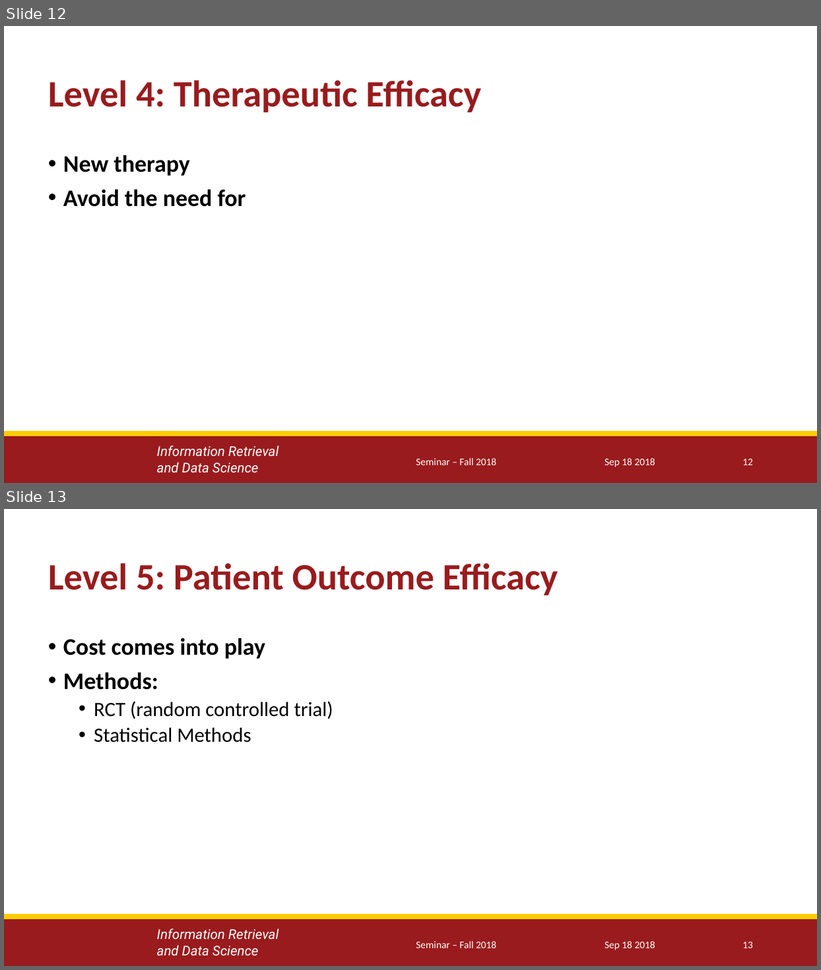
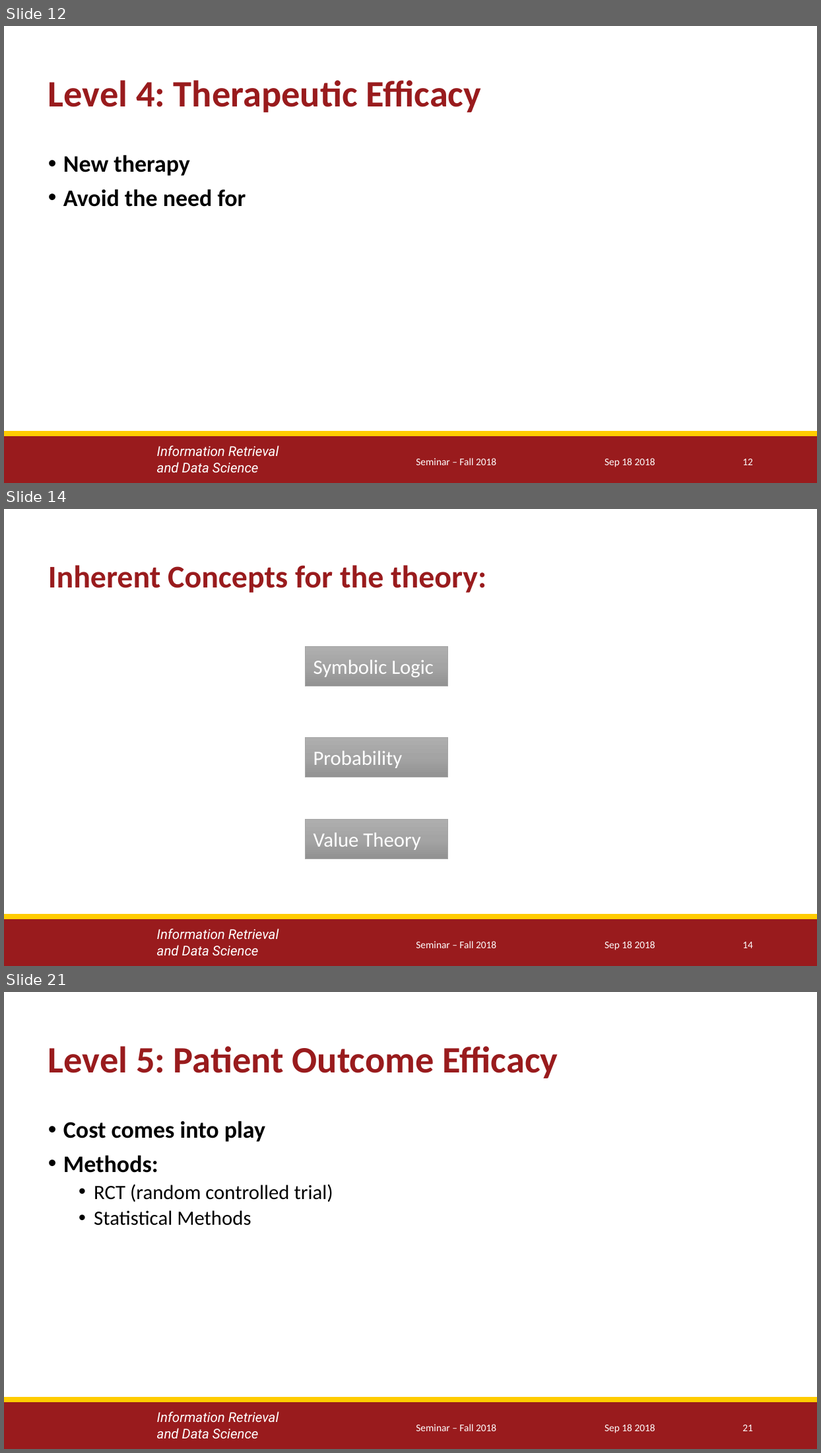
Before and after one commit to yuesOctober/survey, a slide deck: Presentation_1.pptx. Shown one above the other, each under a label of ours: slides 12 and 13 before the commit, slides 12, 14 and 21 after it; the slides between them are not shown. The pictures are 821x970 and 821x1453 pixels, drawn with LibreOffice and Linux fonts; fonts in the diff are those of the drawing; background and template pictures are left out. Boxes give left, top, right and bottom in pixels: in the first picture for what was removed or moved away, otherwise in the second. Text is boxed around its words. In the diff, an @@ line names an element or a change of style, - is before the commit and + after.

```diff
--- a/Presentation_1.pptx
+++ b/Presentation_1.pptx
@@ slide 14 added at [4,509,817,966], background #FFFFFF; not listed: 3 template elements that a slide beside it also shows @@
@@ title added at [48,565,486,593], 28 pt, text #991B1D, bold @@
+Inherent Concepts for the theory:
@@ rectangle added at [305,646,447,685], fill gradient #AFAFAF to #A5A5A5 to #939393, outline #A5A5A5 0.5 pt, 18 pt, text #FFFFFF @@
+Symbolic Logic
@@ rectangle added at [305,737,447,776], fill gradient #AFAFAF to #A5A5A5 to #939393, outline #A5A5A5 0.5 pt, 18 pt, text #FFFFFF @@
+Probability
@@ rectangle added at [305,820,447,859], fill gradient #AFAFAF to #A5A5A5 to #939393, outline #A5A5A5 0.5 pt, 18 pt, text #FFFFFF @@
+Value Theory
@@ text added at [416,941,496,949], 9 pt, text #FFFFFF @@
+Seminar – Fall 2018
@@ text added at [605,941,655,951], 9 pt, text #FFFFFF @@
+Sep 18 2018
@@ page number added at [743,942,753,949], 9 pt, text #FFFFFF @@
+14
@@ what was slide 13 is now slide 21 @@
@@ page number at [743,1425,753,1432]: text changed @@
-13
+21
```
Also in this commit, not shown: 7 other slides added.
